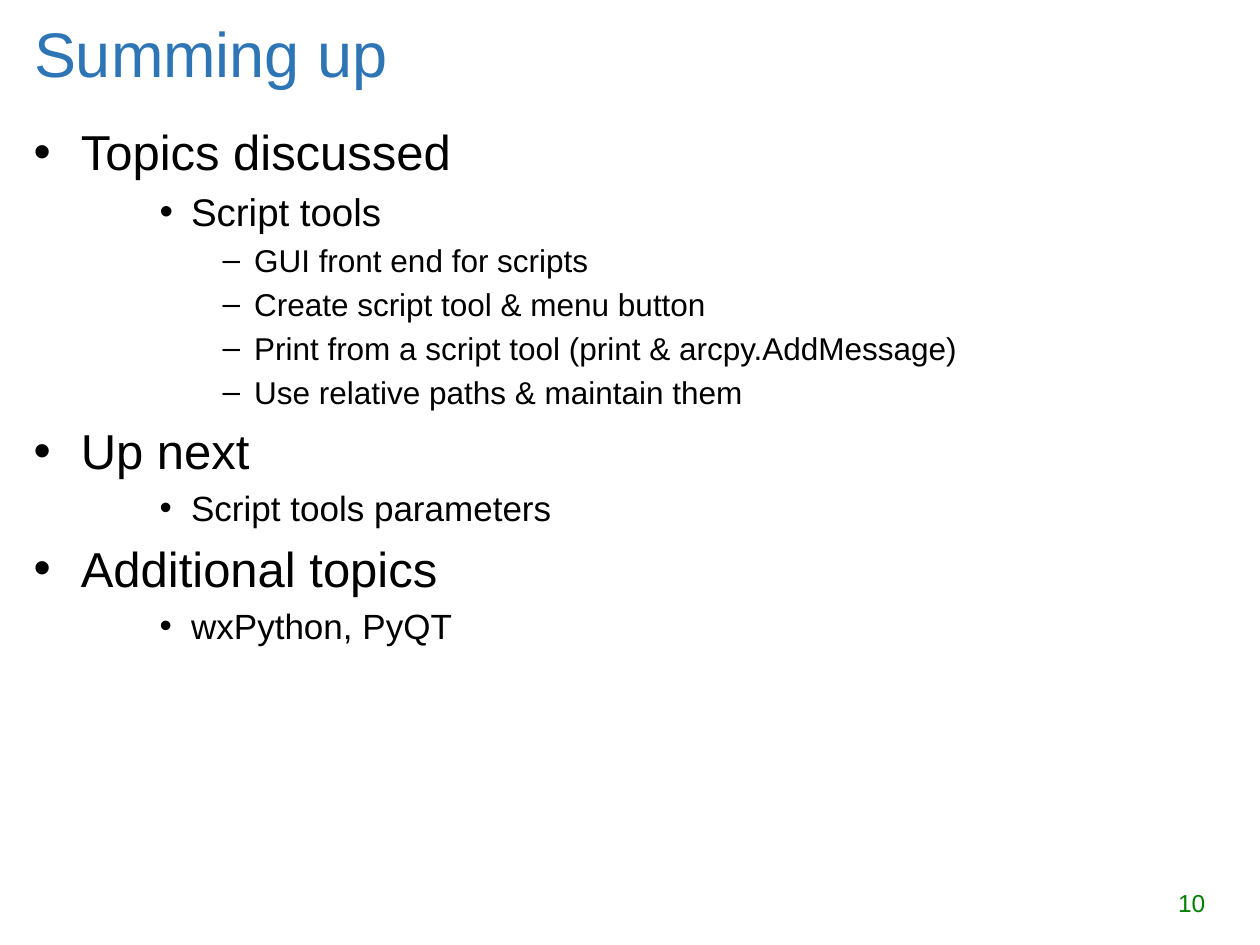
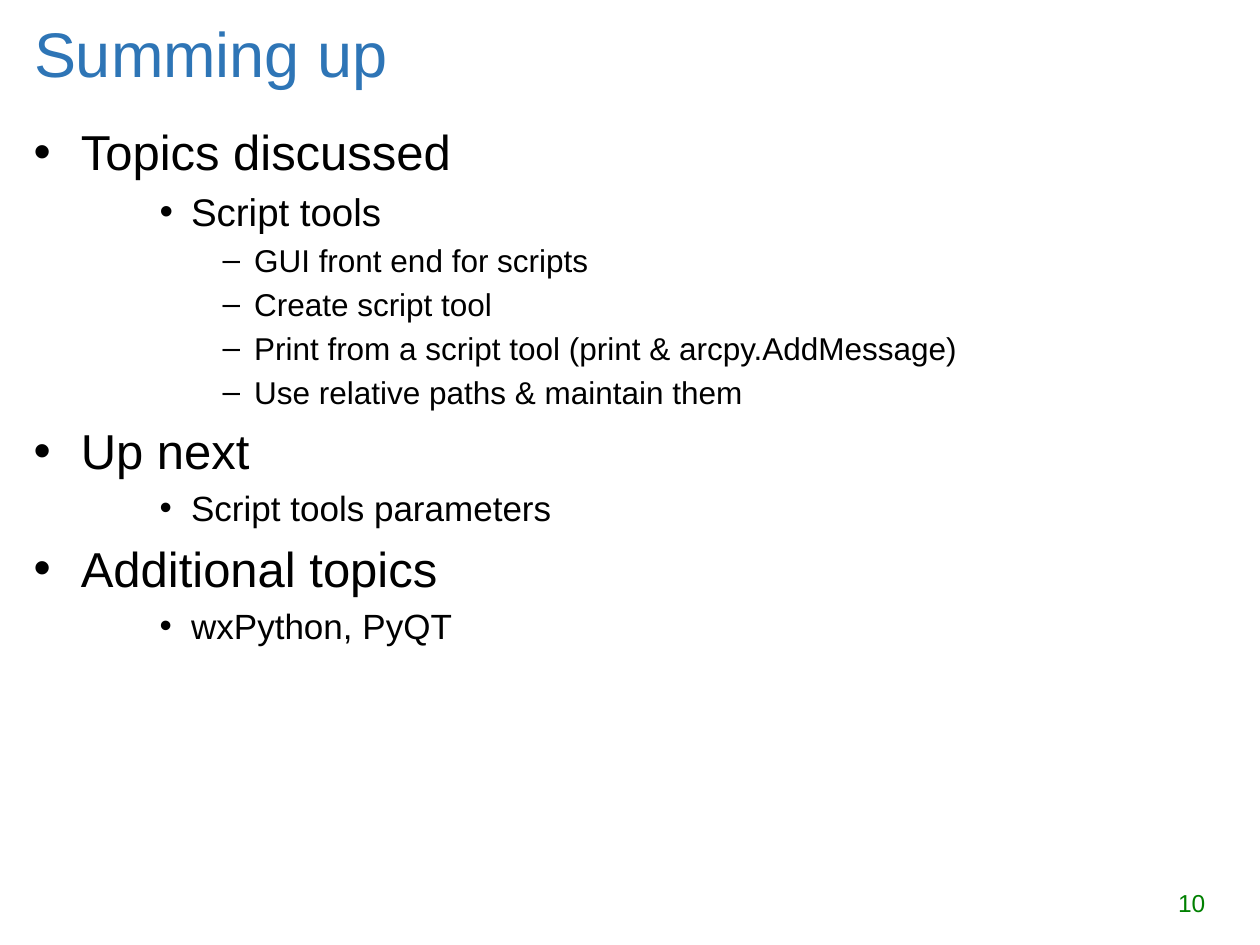
Before and after one commit to lgtateos/gis540, a slide deck: slide 10 of slides/arcScriptTools.pptx. Drawn at 1260x945 pixels with LibreOffice and Linux fonts; fonts in the diff are those of the drawing. Boxes give left, top, right and bottom in pixels: in the first picture for what was removed or moved away, otherwise in the second. Text is boxed around its words. In the diff, an @@ line names an element or a change of style, - is before the commit and + after.

```diff
--- a/slides/arcScriptTools.pptx
+++ b/slides/arcScriptTools.pptx
@@ text at bbox=[254, 293, 492, 322]: text changed @@
-      – Create script tool & menu button
+      – Create script tool
```
Also in this commit, not shown: 7 other slides changed.
